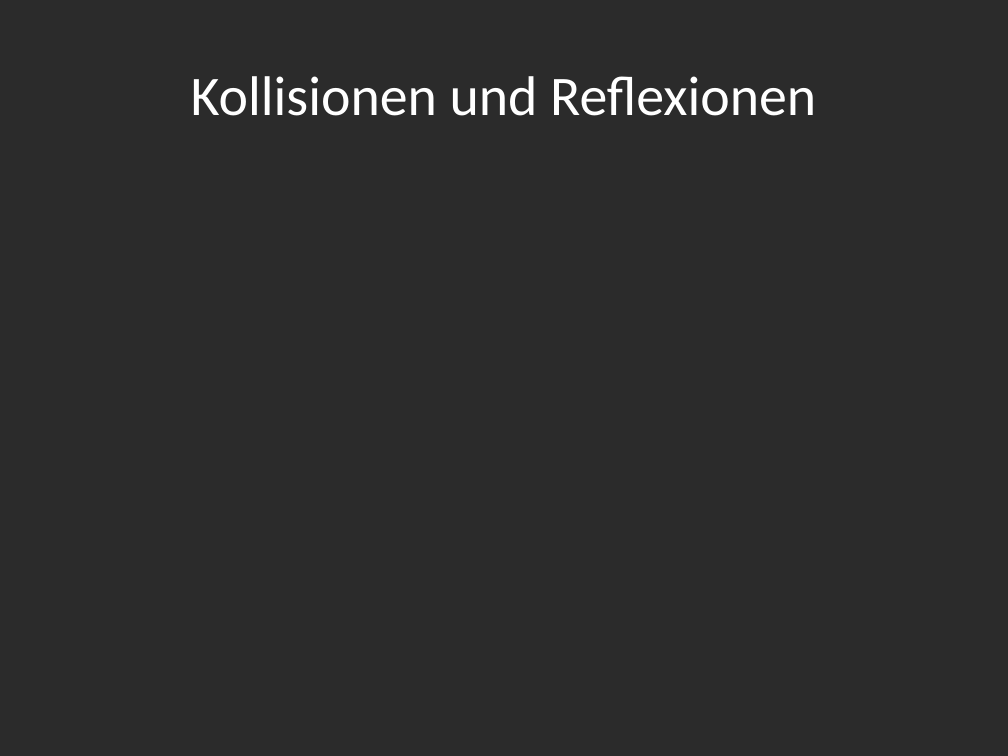
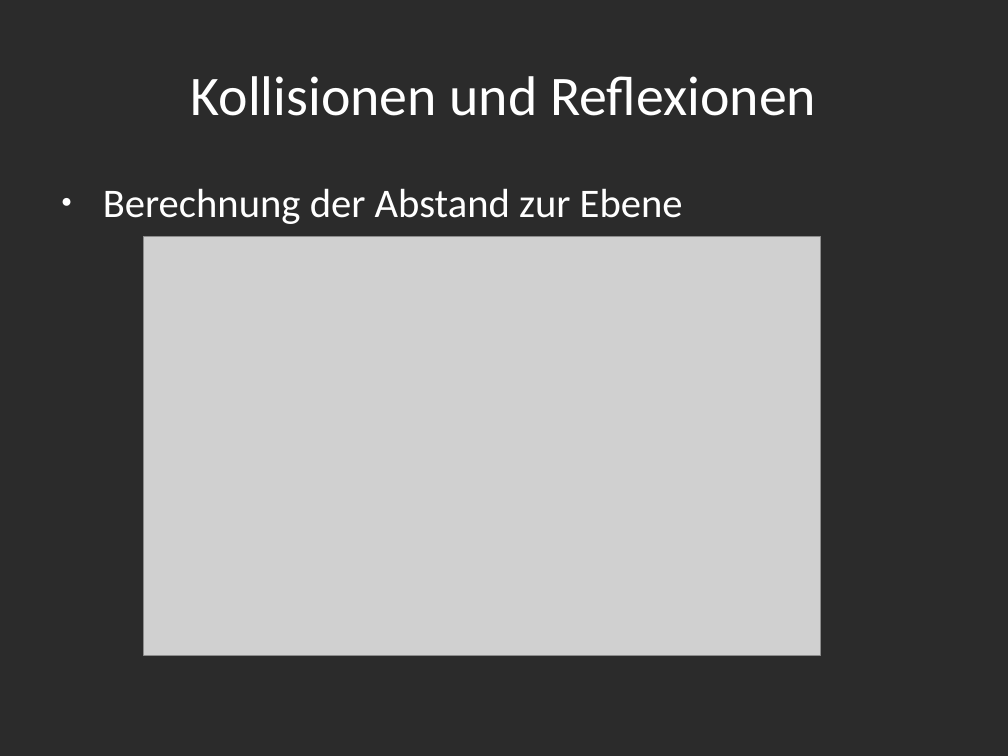
Before and after one commit to v1nc/Leap-Tennis-Ausarbeitung, a slide deck: slide 4 of Fachprojekt_Präsentation_PhysikTeil.odp. Drawn at 1008x756 pixels with LibreOffice and Linux fonts; fonts in the diff are those of the drawing; grey boxes stand for pictures; background and template pictures are left out; a plain dark background stands for a picture behind light text. Boxes give left, top, right and bottom in pixels: in the first picture for what was removed or moved away, otherwise in the second. Text is boxed around its words. In the diff, an @@ line names an element or a change of style, - is before the commit and + after.

```diff
--- a/Fachprojekt_Präsentation_PhysikTeil.odp
+++ b/Fachprojekt_Präsentation_PhysikTeil.odp
@@ text added at box(103, 188, 683, 224), 32 pt, text #FFFFFF @@
+● Berechnung der Abstand zur Ebene
@@ picture added at box(144, 237, 820, 656) @@
```
Also in this commit, not shown: 1 other slide changed, 2 slides added.
